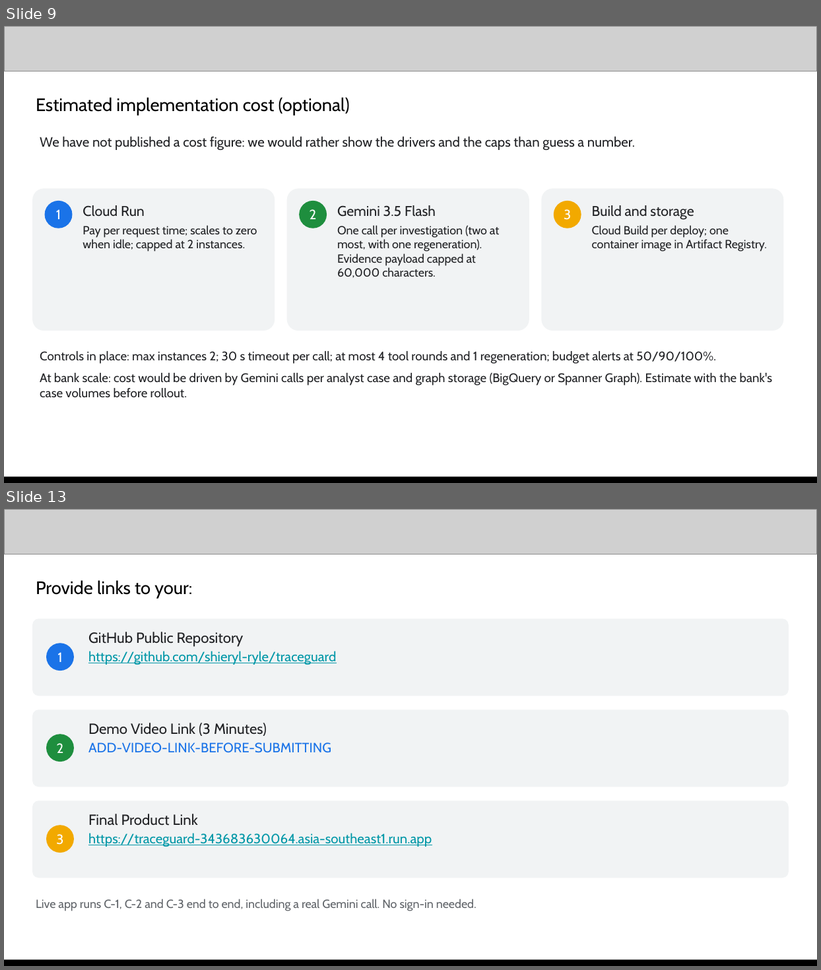
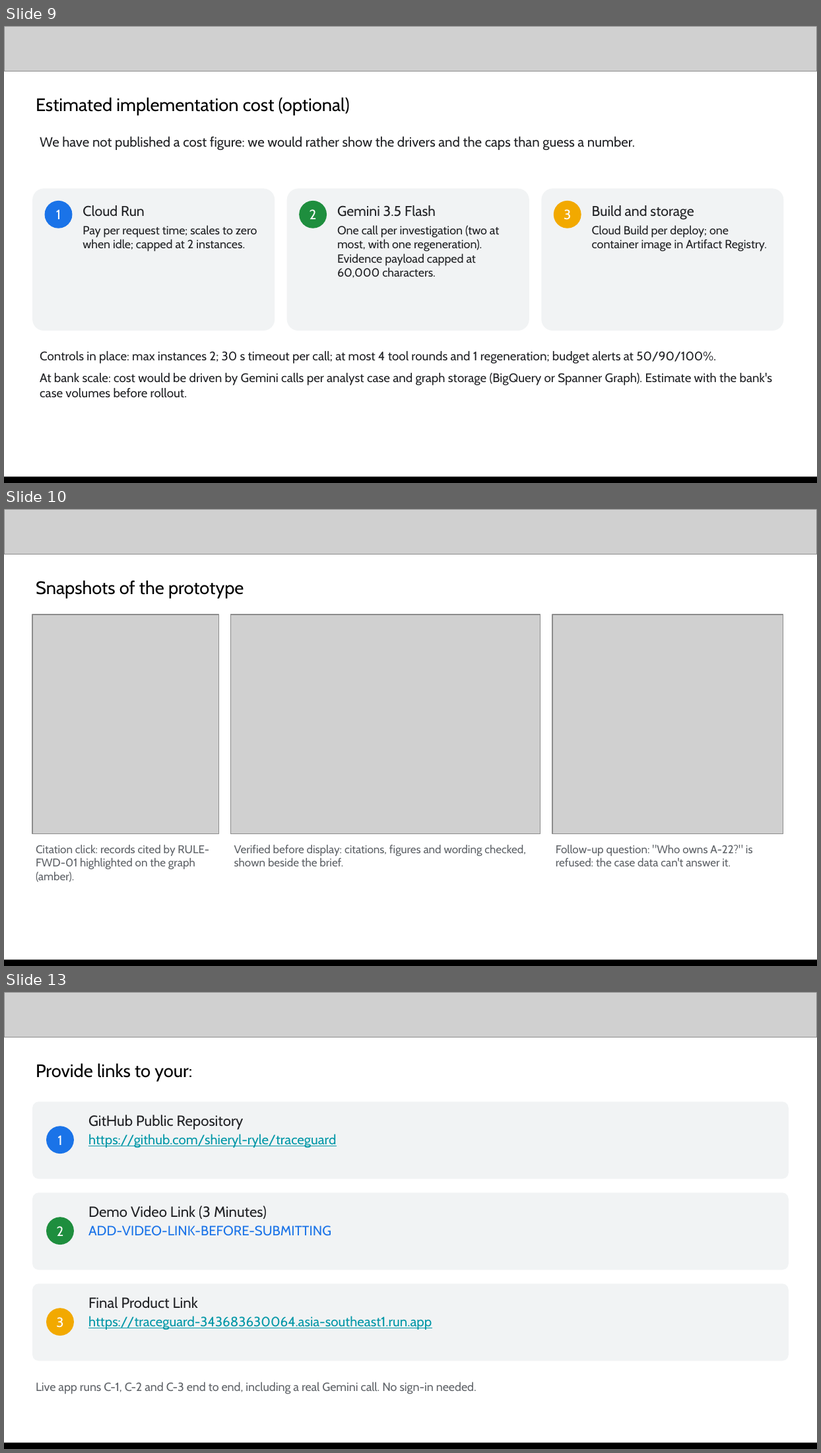
Before and after one commit to shieryl-ryle/traceguard, a slide deck: submission/TraceGuard-proposal.pptx. Shown one above the other, each under a label of ours: slides 9 and 13 before the commit, slides 9, 10 and 13 after it; the slides between them are not shown. The pictures are 821x970 and 821x1453 pixels, drawn with LibreOffice and Linux fonts; fonts in the diff are those of the drawing; grey boxes stand for pictures. Boxes give left, top, right and bottom in pixels: in the first picture for what was removed or moved away, otherwise in the second. Text is boxed around its words. In the diff, an @@ line names an element or a change of style, - is before the commit and + after.

Commit message:
docs(TASK-007): deck, script and screenshots for the new UI (#20-#22)
Screenshots retaken on the side-by-side layout with the Verified panel and
follow-up question. Slide 4 adds the follow-up question; slide 6 callouts
match the new layout; slide 10 shows citation highlight, the full
Verified panel and an honest follow-up refusal; slide 12 drops the
now-built follow-up from future work; test count 168. Video script's
1:20-2:15 section covers verification and the follow-up refusal.

```diff
--- a/submission/TraceGuard-proposal.pptx
+++ b/submission/TraceGuard-proposal.pptx
@@ slide 10 added at bbox=[4, 509, 817, 966], background #FFFFFF @@
@@ picture added at bbox=[4, 509, 817, 554] @@
@@ text added at bbox=[36, 580, 244, 598], 16 pt, text #000000 @@
+Snapshots of the prototype
@@ picture added at bbox=[32, 615, 218, 834] @@
@@ picture added at bbox=[231, 615, 540, 834] @@
@@ picture added at bbox=[553, 615, 783, 834] @@
@@ text added at bbox=[36, 845, 209, 883], 10 pt, text #5F6368 @@
+Citation click: records cited by RULE-FWD-01 highlighted on the graph (amber).
@@ text added at bbox=[234, 845, 526, 867], 10 pt, text #5F6368 @@
+Verified before display: citations, figures and wording checked, shown beside the brief.
@@ text added at bbox=[556, 845, 753, 867], 10 pt, text #5F6368 @@
+Follow-up question: "Who owns A-22?" is refused: the case data can't answer it.
@@ picture added at bbox=[4, 962, 817, 966] @@
@@ rectangle added at bbox=[4, 960, 817, 966], fill #000000 @@
```
Also in this commit, not shown: 6 slides changed, 1 slide removed, 10 other files.
